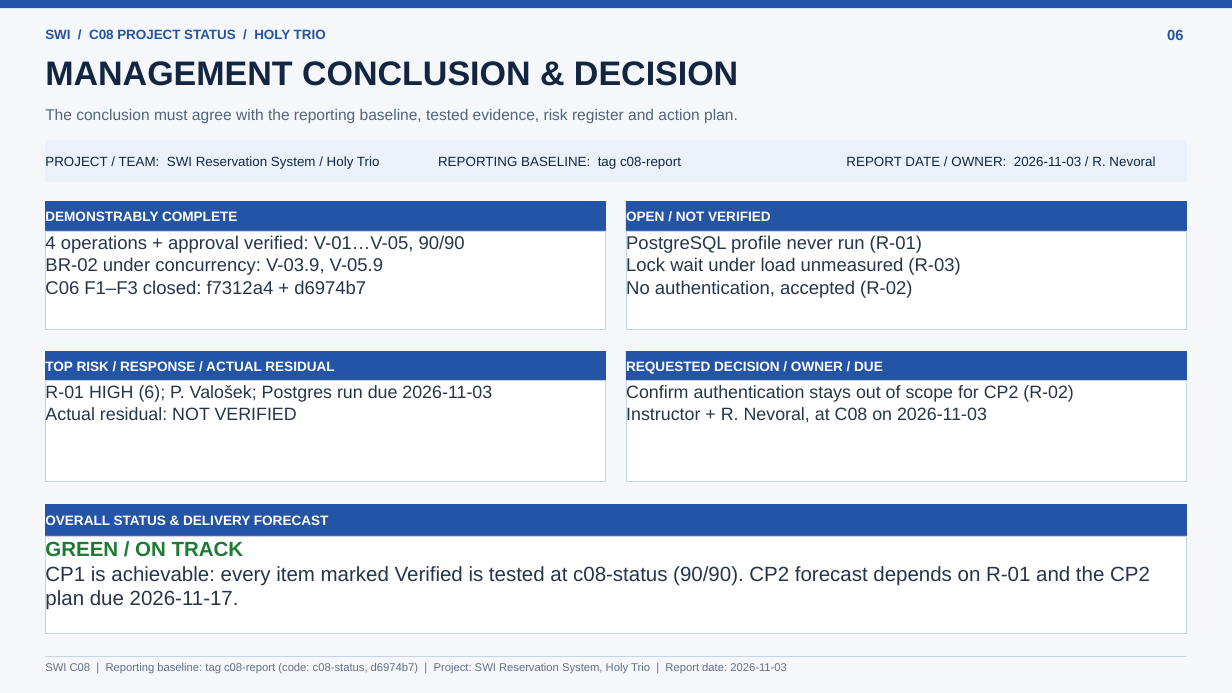
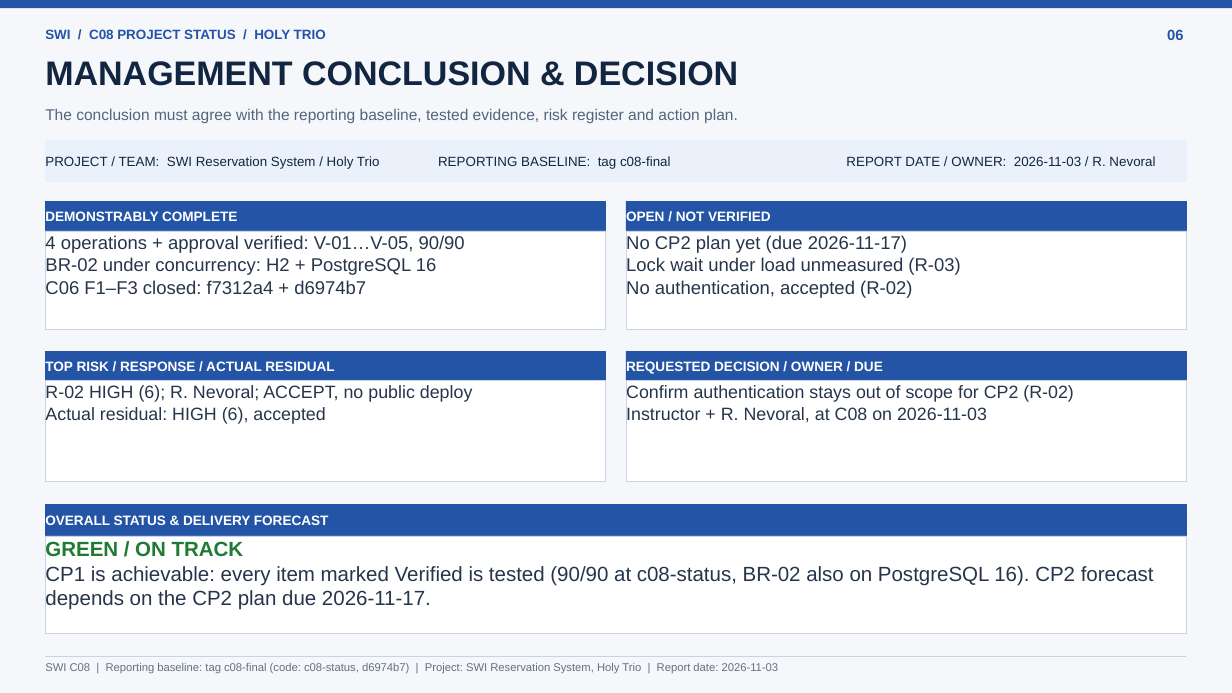
Before and after one commit to tewyss/Reservation-System-SWI, a slide deck: slide 6 of docs/c08-project-status.pptx. Drawn at 1232x693 pixels with LibreOffice and Linux fonts; fonts in the diff are those of the drawing. Boxes give left, top, right and bottom in pixels: in the first picture for what was removed or moved away, otherwise in the second. Text is boxed around its words. In the diff, an @@ line names an element or a change of style, - is before the commit and + after.

Commit message:
C08: R-01 treatment - PostgreSQL verification run

```diff
--- a/docs/c08-project-status.pptx
+++ b/docs/c08-project-status.pptx
@@ text in rectangle at [438, 156, 671, 169]: text changed @@
-REPORTING BASELINE: tag c08-report
+REPORTING BASELINE: tag c08-final
@@ text in rectangle at [626, 235, 907, 254]: text changed @@
-PostgreSQL profile never run (R-01)
+No CP2 plan yet (due 2026-11-17)
@@ text in rectangle at [45, 257, 437, 276]: text changed @@
-BR-02 under concurrency: V-03.9, V-05.9
+BR-02 under concurrency: H2 + PostgreSQL 16
@@ text in rectangle at [45, 385, 473, 424]: text changed @@
-R-01 HIGH (6); P. Valošek; Postgres run due 2026-11-03
-Actual residual: NOT VERIFIED
+R-02 HIGH (6); R. Nevoral; ACCEPT, no public deploy
+Actual residual: HIGH (6), accepted
@@ text in rectangle at [45, 565, 1154, 610]: text changed @@
-CP1 is achievable: every item marked Verified is tested at c08-status (90/90). CP2 forecast depends on R-01 and the CP2 plan due 2026-11-17.
+CP1 is achievable: every item marked Verified is tested (90/90 at c08-status, BR-02 also on PostgreSQL 16). CP2 forecast depends on the CP2 plan due 2026-11-17.
@@ text at [45, 663, 779, 674]: text changed @@
-SWI C08 | Reporting baseline: tag c08-report (code: c08-status, d6974b7) | Project: SWI Reservation System, Holy Trio | Report date: 2026-11-03
+SWI C08 | Reporting baseline: tag c08-final (code: c08-status, d6974b7) | Project: SWI Reservation System, Holy Trio | Report date: 2026-11-03
```
Also in this commit, not shown: 5 other slides changed, 3 other files.
